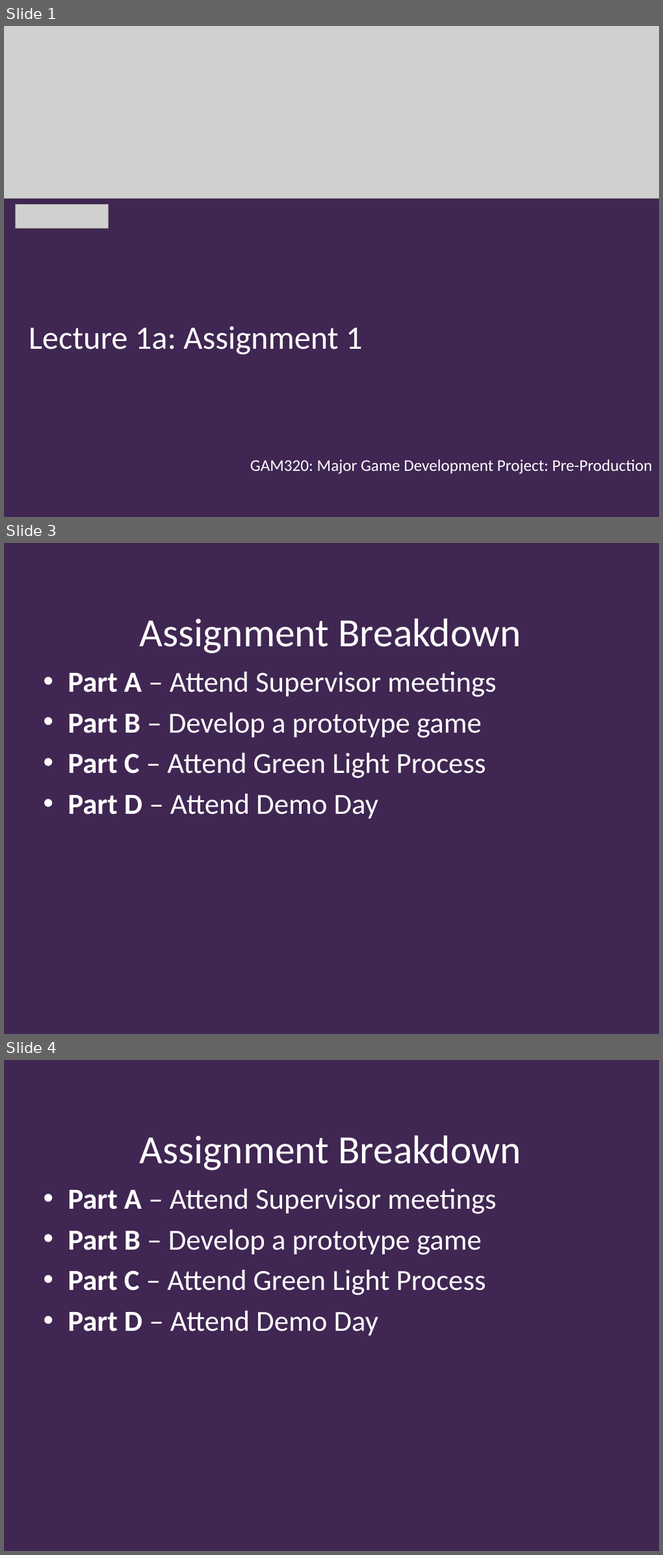
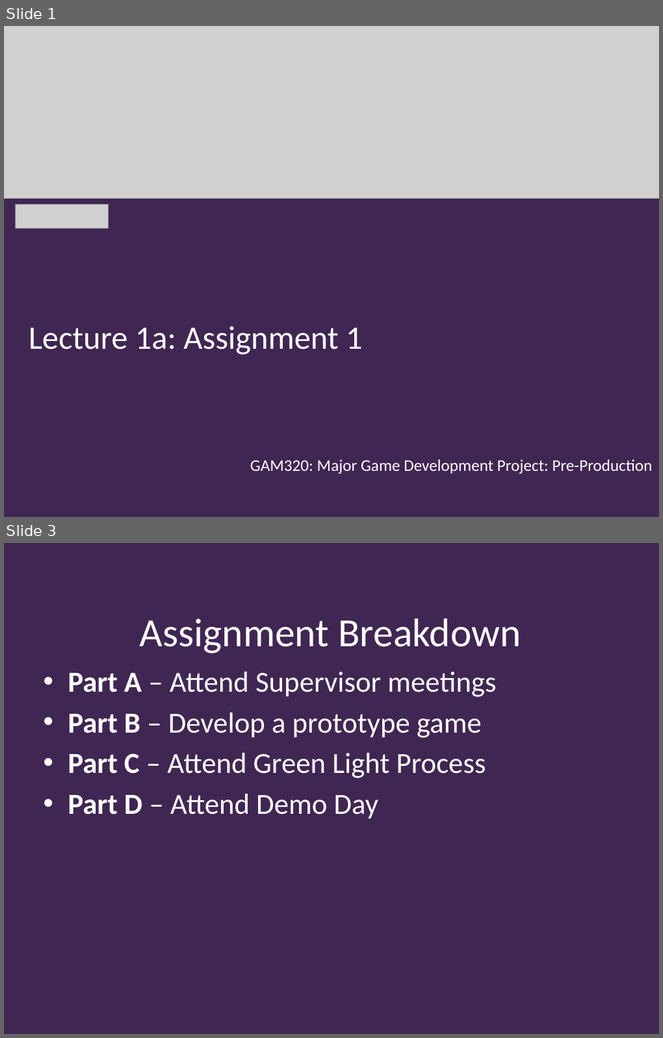
Before and after one commit to Falmouth-Games-Academy/ba-course-materials, a slide deck: GAM320/01/20-21-GAM320-01a-Assignment-1.pptx. Shown one above the other, each under a label of ours: slides 1, 3 and 4 before the commit, slides 1 and 3 after it; the slides between them are not shown. The pictures are 663x1555 and 663x1038 pixels, drawn with LibreOffice and Linux fonts; fonts in the diff are those of the drawing; grey boxes stand for pictures; background and template pictures are left out. Boxes give left, top, right and bottom in pixels: in the first picture for what was removed or moved away, otherwise in the second. Text is boxed around its words. In the diff, an @@ line names an element or a change of style, - is before the commit and + after.

Commit message:
Generated Assignment Lecture Slides

```diff
--- a/GAM320/01/20-21-GAM320-01a-Assignment-1.pptx
+++ b/GAM320/01/20-21-GAM320-01a-Assignment-1.pptx
@@ slide 3 removed at (4,543,659,1034), background #402652 @@
@@ title removed at (140,618,521,653) @@
-Assignment Breakdown
@@ text removed at (68,672,496,819) @@
-• Part A – Attend Supervisor meetings
-• Part B – Develop a prototype game
-• Part C – Attend Green Light Process
-• Part D – Attend Demo Day
@@ what was slide 4 is now slide 3 @@
```
Also in this commit, not shown: 2 slides changed, 3 other files.
